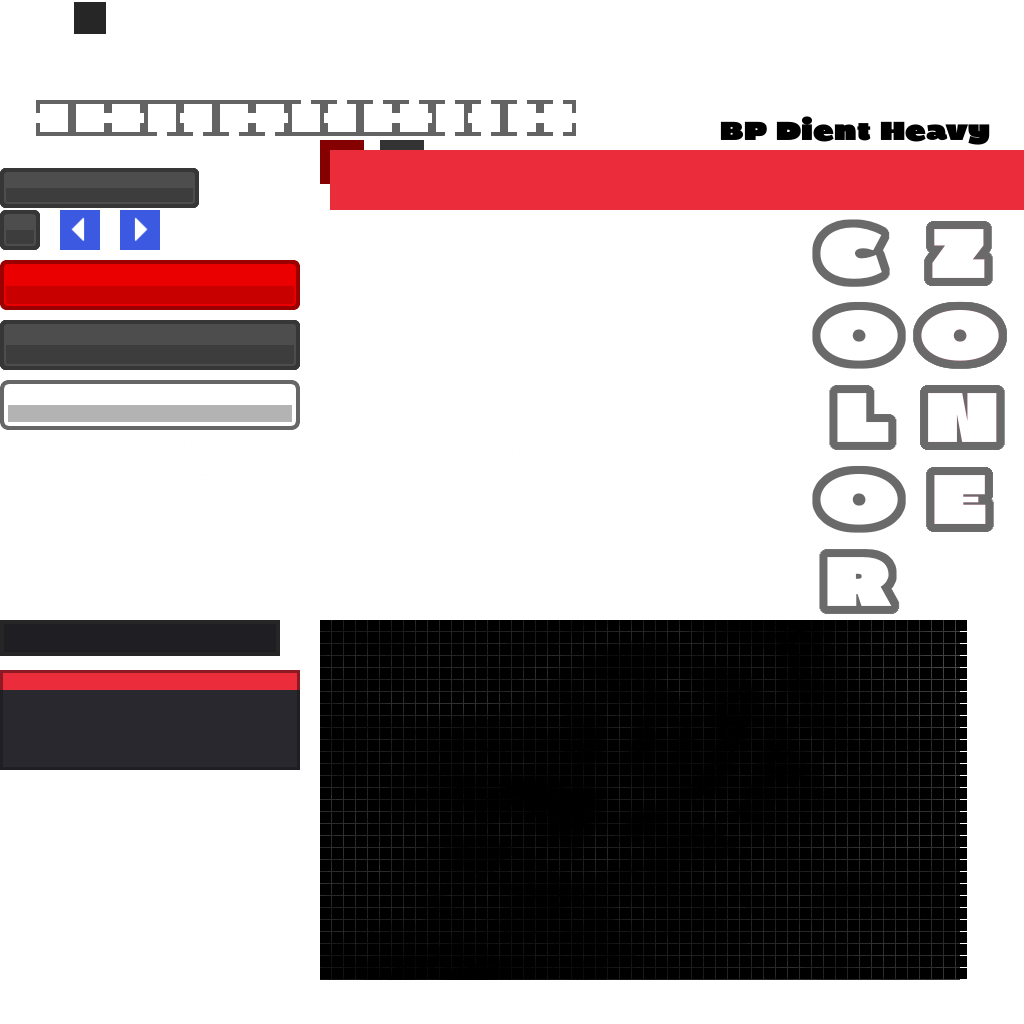
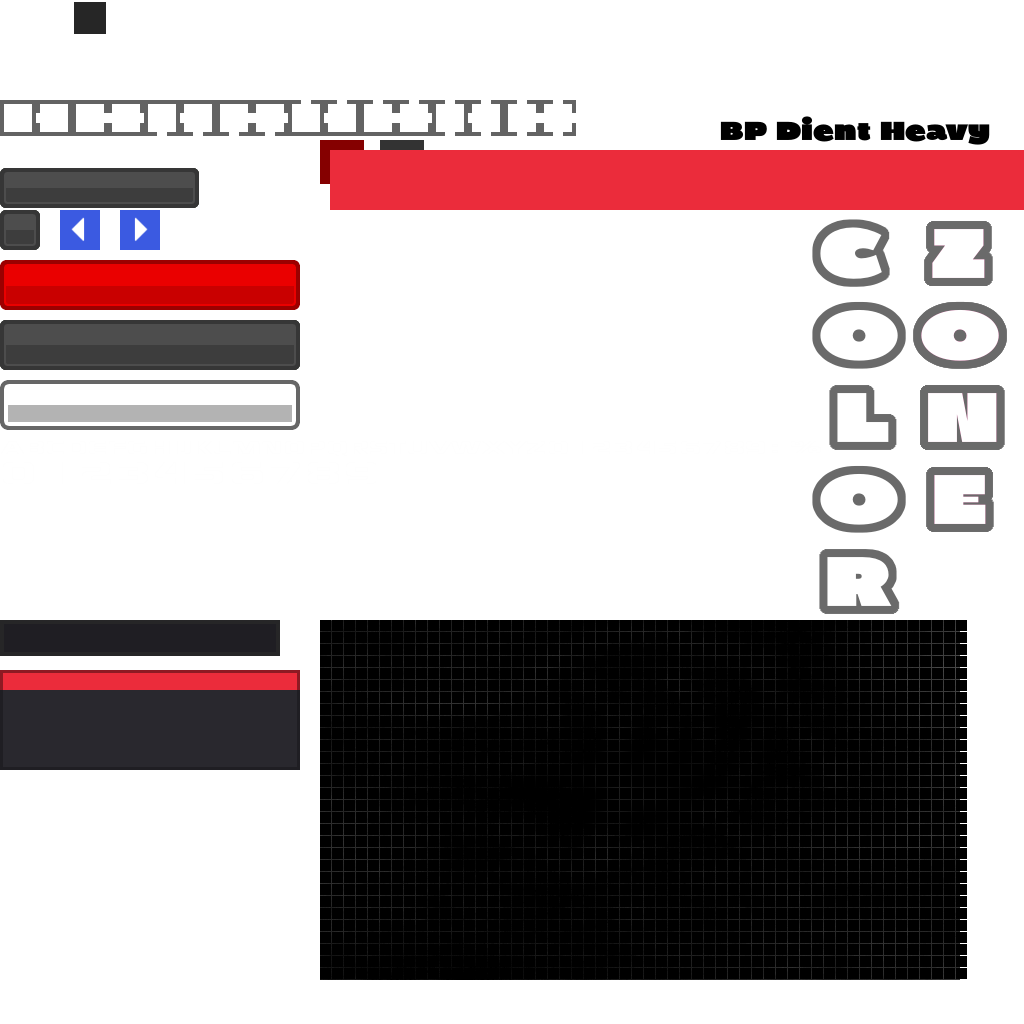
Comparing the layer stacks of the two 1024px x 1024px images. Changes:
"Ebene": opacity 90% → 100%, moved it above "Ebene #1", painted on it over [2, 100, 36, 136]
painted on "Ebene #1" over [0, 100, 36, 136]
moved "Ebene #2" above "Ebene #14", painted on it over [0, 100, 36, 136]
